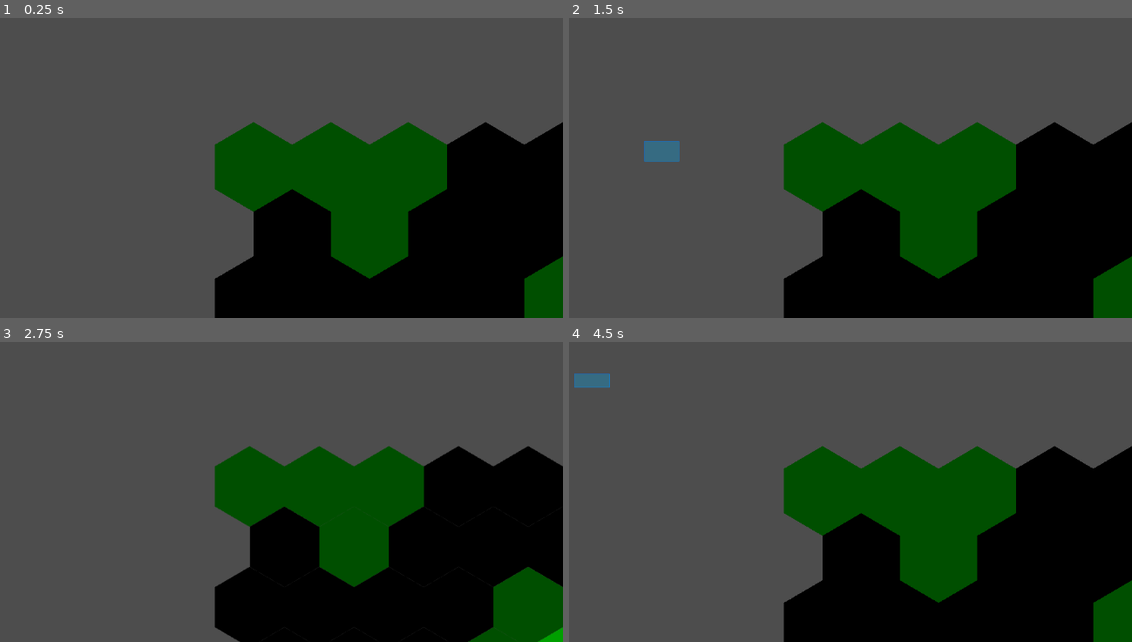
Above: before the commit, frames 1-4 (two rows, left to right).
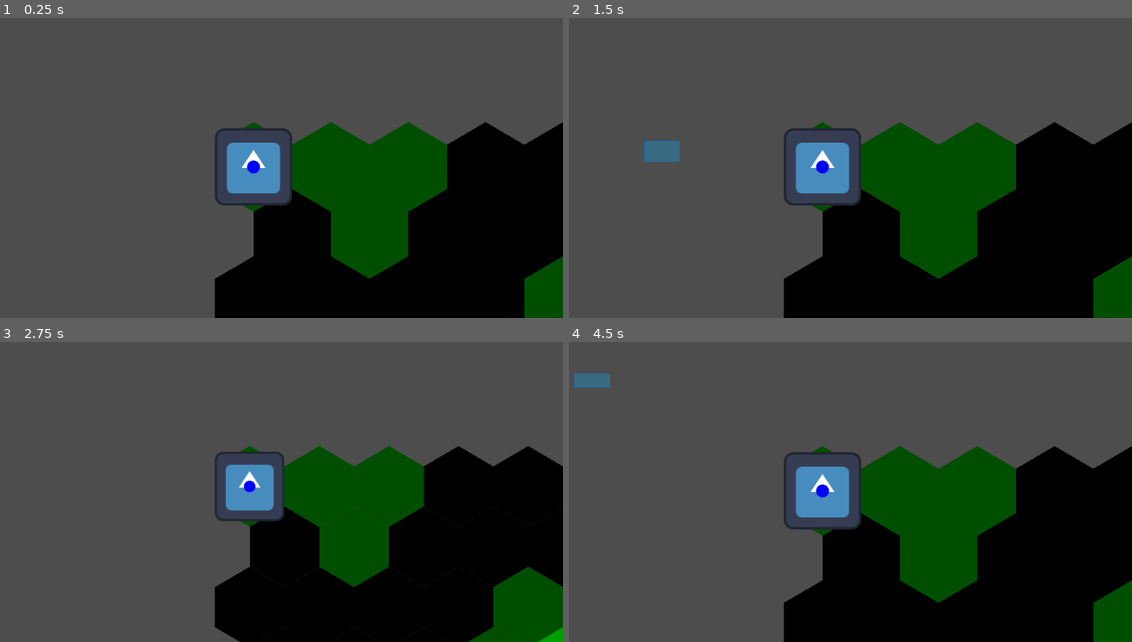
Above: after the commit, the same moments.

Repository: bendo-afk/rts2
Game: Godot game, scene res://scenes/battle.tscn
Same seed, same stepped clock (60 frames per second), same inputs: the game is played once before the commit and once after it. The engine's default icon, where the game draws it, is replaced by a stand-in: a white triangle on a blue panel in a dark square.
Inputs (mouse positions are in pixels of both pictures, inside the frame that each line leads up to):
- Up to frame 1 (0.25 s): no input
- Up to frame 2 (1.5 s): tap Enter at 0.5 s; move the mouse to (934, 102) at 0.52 s; hold Middle mouse button (grab_camera) 0.53-1.25 s; click (934, 102) at 0.67 s; tap Space at 1.25 s; drag from (642, 141) to (749, 201) at 1.27 s
- Up to frame 3 (2.75 s): move the mouse to (287, 360) at 2.02 s; hold Mouse wheel down (zoom_out) from 2.03 s (still down); click (287, 360) at 2.17 s
- Up to frame 4 (4.5 s): release Mouse wheel down (zoom_out) at 2.75 s; tap Enter at 2.75 s; drag from (749, 525) to (574, 387) at 2.77 s; move the mouse to (991, 504) at 3.52 s; hold Mouse wheel up (zoom_in) 3.53-4.25 s; click (991, 504) at 3.67 s; tap Space at 4.25 s; drag from (574, 387) to (681, 348) at 4.27 s

The runs differ from the first frame. In frame 1, 3.3% of the frame differs, in the area x 38-52%, y 36-63%; in frame 2, 3.3%; in frame 3, 2.7%; in frame 4, 3.3%.
Error before the commit: Parse Error: Expected indented block after function declaration. (res://scripts/input_controller.gd:10)

Commit message:
added external_controll and made it possible to move unit

Diff:
--- a/scenes/battle.tscn
+++ b/scenes/battle.tscn
@@ -1,27 +1,27 @@
 [gd_scene load_steps=7 format=3 uid="uid://csun7mfp03fq5"]
 
 [ext_resource type="Script" uid="uid://dwui6mrp30ufh" path="res://scripts/battle.gd" id="1_dn72j"]
-[ext_resource type="PackedScene" uid="uid://b4yk8f1r8bh6v" path="res://scenes/unit.tscn" id="2_lpir7"]
 [ext_resource type="PackedScene" uid="uid://c785ctrncl2wo" path="res://scenes/world.tscn" id="2_th188"]
 [ext_resource type="Script" uid="uid://cmun2p06tmpee" path="res://scripts/camera_2d.gd" id="3_p1qf1"]
 [ext_resource type="Script" uid="uid://btecjvnhghcbu" path="res://scripts/input_controller.gd" id="5_4k1nj"]
-[ext_resource type="Script" uid="uid://bgn3ujrio6w0g" path="res://scripts/selection_manager.gd" id="5_6vh42"]
+[ext_resource type="Script" uid="uid://bgn3ujrio6w0g" path="res://scripts/drag.gd" id="5_6vh42"]
+[ext_resource type="Script" uid="uid://odsx116bsqo" path="res://scripts/click.gd" id="5_f4pi3"]
 
 [node name="Battle" type="Node2D"]
 script = ExtResource("1_dn72j")
-unit_scene = ExtResource("2_lpir7")
 
 [node name="World" parent="." instance=ExtResource("2_th188")]
 
 [node name="InputController" type="Node" parent="."]
 script = ExtResource("5_4k1nj")
 
-[node name="SelectionManager" type="Node2D" parent="InputController"]
+[node name="Drag" type="Node2D" parent="InputController"]
 script = ExtResource("5_6vh42")
 
-[node name="MoveCommand" type="Node" parent="InputController"]
+[node name="Click" type="Node2D" parent="InputController"]
+script = ExtResource("5_f4pi3")
 
-[node name="AimCommand" type="Node" parent="InputController"]
+[node name="Keyboard" type="Node" parent="InputController"]
 
 [node name="UI" type="CanvasLayer" parent="."]
 
--- a/scenes/unit.tscn
+++ b/scenes/unit.tscn
@@ -7,6 +7,7 @@
 [ext_resource type="Script" uid="uid://buivub2x1eeqt" path="res://scripts/height_action_comp.gd" id="5_tb304"]
 [ext_resource type="Script" uid="uid://td00t7ifg110" path="res://scripts/vision_comp.gd" id="6_e8hdl"]
 [ext_resource type="Script" uid="uid://cgrcjw3qv6hsk" path="res://scripts/sprite_2d.gd" id="6_ruro2"]
+[ext_resource type="Texture2D" uid="uid://cnhgl2yuey5pc" path="res://icon.svg" id="7_oee7j"]
 
 [node name="Unit" type="Node2D"]
 script = ExtResource("1_o7ajc")
@@ -17,7 +18,7 @@
 [node name="AttackComp" type="Node2D" parent="."]
 script = ExtResource("3_1jvru")
 
-[node name="MoveComp" type="Node2D" parent="."]
+[node name="MoveComp" type="Node" parent="."]
 script = ExtResource("4_gic7v")
 
 [node name="HeightActionComp" type="Node2D" parent="."]
@@ -27,4 +28,5 @@
 script = ExtResource("6_e8hdl")
 
 [node name="Sprite2D" type="Sprite2D" parent="."]
+texture = ExtResource("7_oee7j")
 script = ExtResource("6_ruro2")
--- a/scenes/world.tscn
+++ b/scenes/world.tscn
@@ -1,15 +1,23 @@
-[gd_scene load_steps=8 format=3 uid="uid://c785ctrncl2wo"]
+[gd_scene load_steps=12 format=3 uid="uid://c785ctrncl2wo"]
 
 [ext_resource type="Script" uid="uid://e023paag1mx7" path="res://scripts/world.gd" id="1_nnsk1"]
+[ext_resource type="Script" uid="uid://c5oa4n6yut78r" path="res://scripts/teams.gd" id="2_7r4gi"]
 [ext_resource type="Script" uid="uid://nidwgcdkmugm" path="res://scripts/units.gd" id="2_71j4m"]
 [ext_resource type="Script" uid="uid://dyvws57amc2rv" path="res://scripts/vision_system.gd" id="2_k0juu"]
 [ext_resource type="PackedScene" uid="uid://bu4nowuyxtbb7" path="res://scenes/tile_map_layer.tscn" id="2_rwgxs"]
+[ext_resource type="PackedScene" uid="uid://b4yk8f1r8bh6v" path="res://scenes/unit.tscn" id="2_w7kh3"]
 [ext_resource type="Script" uid="uid://cbuqelakd3rjy" path="res://scripts/height_system.gd" id="3_4wyf3"]
-[ext_resource type="Script" uid="uid://dtbr1enlukinv" path="res://scripts/system_class.gd" id="5_qfnet"]
 [ext_resource type="Script" uid="uid://djh4m2gnn4wi" path="res://scripts/move_system.gd" id="7_i7141"]
+[ext_resource type="Script" uid="uid://cxn6apkbec02w" path="res://scripts/external_control.gd" id="8_4mrxx"]
+[ext_resource type="Script" uid="uid://bg1c5beqdi8p4" path="res://scripts/score_system.gd" id="8_e3hyu"]
+[ext_resource type="Script" uid="uid://x2ralmns4auw" path="res://scripts/shoot_system.gd" id="10_e3hyu"]
 
 [node name="World" type="Node2D"]
 script = ExtResource("1_nnsk1")
+unit_scene = ExtResource("2_w7kh3")
+
+[node name="Teams" type="Node" parent="."]
+script = ExtResource("2_7r4gi")
 
 [node name="Units" type="Node" parent="."]
 script = ExtResource("2_71j4m")
@@ -25,7 +33,7 @@
 metadata/_custom_type_script = "uid://dtbr1enlukinv"
 
 [node name="ScoreSystem" type="Node" parent="."]
-script = ExtResource("5_qfnet")
+script = ExtResource("8_e3hyu")
 metadata/_custom_type_script = "uid://dtbr1enlukinv"
 
 [node name="MoveSystem" type="Node" parent="."]
@@ -33,5 +41,8 @@
 metadata/_custom_type_script = "uid://dtbr1enlukinv"
 
 [node name="ShootSystem" type="Node" parent="."]
-script = ExtResource("5_qfnet")
+script = ExtResource("10_e3hyu")
 metadata/_custom_type_script = "uid://dtbr1enlukinv"
+
+[node name="ExternalControl" type="Node" parent="."]
+script = ExtResource("8_4mrxx")
--- a/scripts/battle.gd
+++ b/scripts/battle.gd
@@ -1,14 +1,12 @@
 extends Node2D
 
 @onready var world := $World
-@onready var unit_manager := $UnitManager
 @onready var input_controller := $InputController
 
-@export var unit_scene: PackedScene
+func _ready() -> void:
+	connect_inputs()
 
-func _ready() -> void:
-	var unit := unit_scene.instantiate()
-	unit.position = world.map.map_to_local(Vector2i.ZERO)
-	unit_manager.add_child(unit)
+func connect_inputs() -> void:
+	input_controller.drag.released.connect(world.ex_con.select_by_box)
 
-	input_controller.unit_manager = unit_manager
+	input_controller.click.right_clicked.connect(world.ex_con.set_path)
--- /dev/null
+++ b/scripts/click.gd
@@ -0,0 +1,8 @@
+extends Node2D
+
+signal right_clicked(pos: Vector2)
+
+func _input(event: InputEvent) -> void:
+	if event is InputEventMouseButton:
+		if Input.is_mouse_button_pressed(MOUSE_BUTTON_RIGHT):
+			right_clicked.emit(get_global_mouse_position())
--- a/scripts/selection_manager.gd
+++ b/scripts/drag.gd
@@ -4,7 +4,7 @@
 var drag_start: Vector2 = Vector2.ZERO
 var drag_end: Vector2 = Vector2.ZERO
 var dragging: bool = false
-signal released
+signal released(rect: Rect2)
 var rect : Rect2
 
 func _unhandled_input(event: InputEvent) -> void:
@@ -15,7 +15,7 @@
 		elif dragging:
 			dragging = false
 			queue_redraw()
-			released.emit()
+			released.emit(rect)
 	if event is InputEventMouseMotion and dragging:
 		drag_end = get_local_mouse_position()
 		queue_redraw()
--- /dev/null
+++ b/scripts/external_control.gd
@@ -0,0 +1,32 @@
+extends Node
+
+var units: Array[Unit]
+var map: TileMapLayer
+var teams: Node
+
+func set_path(click_pos: Vector2) -> void:
+	for u in units:
+		if u.selected and u.team == teams.ally:
+			var from_tile := map.local_to_map(u.position)
+			var to_tile := map.local_to_map(click_pos)
+			u.path_2i = map.calc_path(from_tile, to_tile)
+
+func set_target_pos(click_pos: Vector2) -> void:
+	for u in units:
+		if u.selected and u.team == teams.ally:
+			u.attack_comp.target_pos = click_pos
+
+func change_height(click_pos: Vector2, is_raise: bool) -> void:
+	for u in units:
+		if u.selected and u.team == teams.ally:
+			u.request_height_change(click_pos, is_raise)
+
+func select_by_box(rect: Rect2) -> void:
+	for u in units:
+		if u.team == teams.ally:
+			if rect.has_point(u.position):
+				u.selected = true
+
+func deselect() -> void:
+	for u in units:
+		u.selected = false
--- a/scripts/height_system.gd
+++ b/scripts/height_system.gd
@@ -1,12 +1,13 @@
 extends System
 
-var units: Node
+var units: Array[Unit]
 var map: TileMapLayer
 
 var teams: Array
 
-func try_start(unit: Unit, tile: Vector2i, is_raise: bool) -> void:
+func try_start(unit: Unit, pos: Vector2, is_raise: bool) -> void:
 	var team: Team = unit.team
+	var tile := map.local_to_map(pos)
 	if not team.can_start_height_action():
 		return
 	if not can_unit_change_height(unit, tile, is_raise):
--- a/scripts/input_controller.gd
+++ b/scripts/input_controller.gd
@@ -1,10 +1,4 @@
 extends Node
 
-@onready var selection_manager := $SelectionManager
-var unit_manager: Node
-var selected_units: Array[Unit]
-
-func _ready() -> void:
-	selection_manager.released.connect(_on_selection_released)
-
-func _on_selection_released() -> void:
+@onready var drag := $Drag
+@onready var click := $Click
--- a/scripts/move_comp.gd
+++ b/scripts/move_comp.gd
@@ -1,6 +1,7 @@
-extends Node2D
+extends Node
 
 signal move_completed
+
 
 # parameters to set
 var speed: int
@@ -12,7 +13,7 @@
 func move_to_next(from_pos: Vector2, to_pos: Vector2, speed_multiplier: float, delta: float) -> void:
 	var effective_speed := speed_multiplier * speed
 	moving_weight = clampf(moving_weight + effective_speed * delta, 0, 1)
-	position = lerp(from_pos, to_pos, moving_weight)
+	get_parent().position = lerp(from_pos, to_pos, moving_weight)
 	if moving_weight == 1:
 		complete_move()
 
--- a/scripts/move_system.gd
+++ b/scripts/move_system.gd
@@ -1,6 +1,6 @@
 extends System
 
-var units: Node
+var units: Array[Unit]
 var map: TileMapLayer
 
 func physics(delta: float) -> void:
--- /dev/null
+++ b/scripts/score_system.gd
@@ -0,0 +1,4 @@
+extends System
+
+var units: Array[Unit]
+var map: TileMapLayer
--- /dev/null
+++ b/scripts/shoot_system.gd
@@ -0,0 +1,4 @@
+extends System
+
+var units: Array[Unit]
+var map: TileMapLayer
--- /dev/null
+++ b/scripts/teams.gd
@@ -0,0 +1,4 @@
+extends Node
+
+var ally := Team.new()
+var enemy := Team.new()
--- a/scripts/unit.gd
+++ b/scripts/unit.gd
@@ -11,7 +11,6 @@
 @onready var attack_comp := $AttackComp
 @onready var move_comp := $MoveComp
 @onready var height_action_comp := $HeightActionComp
-
 
 # visible status
 var path_2i: PackedVector2Array
@@ -38,7 +37,7 @@
 func _on_move_completed() -> void:
 	path_2i.remove_at(0)
 
-func request_height_change(tile: Vector2i, is_raise: bool) -> void:
+func request_height_change(pos: Vector2, is_raise: bool) -> void:
 	if height_action_comp.is_changing or move_comp.moving_weight != 0:
 		return
-	world.height_system.try_start(self, tile, is_raise)
+	world.height_system.try_start(self, pos, is_raise)
--- a/scripts/unit_manager.gd
+++ /dev/null
@@ -1 +0,0 @@
-extends Node
--- a/scripts/units.gd
+++ b/scripts/units.gd
@@ -1,5 +1,3 @@
 extends Node
 
-
-var ally := Team.new()
-var enemy := Team.new()
+var units: Array[Unit]
--- a/scripts/world.gd
+++ b/scripts/world.gd
@@ -2,11 +2,37 @@
 
 class_name World
 
+@export var unit_scene: PackedScene
+
 @onready var map := $TileMapLayer
+@onready var units := $Units
+@onready var teams := $Teams
+
+@onready var move_system := $MoveSystem
+
+@onready var ex_con := $ExternalControl
+
 
 func _ready() -> void:
 	var childs := get_children(false)
 	for c in childs:
-		if c.is_class("System"):
-			c.units = $Units
+		if c is System:
+			c.units = $Units.units
 			c.map = $TileMapLayer
+	$ExternalControl.units = $Units.units
+	$ExternalControl.map = $TileMapLayer
+	$ExternalControl.teams = $Teams
+
+	setup_units()
+
+func setup_units() -> void:
+	var unit := unit_scene.instantiate()
+	unit.team = teams.ally
+	unit.world = self
+	unit.position = map.map_to_local(Vector2i.ZERO)
+	units.add_child(unit)
+	unit.move_comp.speed = 1
+	units.units.append(unit)
+
+func _physics_process(delta: float) -> void:
+	move_system.physics(delta)
Not shown: 1 places in scenes/unit.tscn that only renumber resources
Not shown, added: scripts/click.gd.uid
Renamed: scripts/selection_manager.gd.uid -> scripts/drag.gd.uid
Not shown, added: scripts/external_control.gd.uid
Not shown, added: scripts/score_system.gd.uid
Not shown, added: scripts/shoot_system.gd.uid
Not shown, added: scripts/teams.gd.uid
Not shown, removed: scripts/unit_manager.gd.uid
